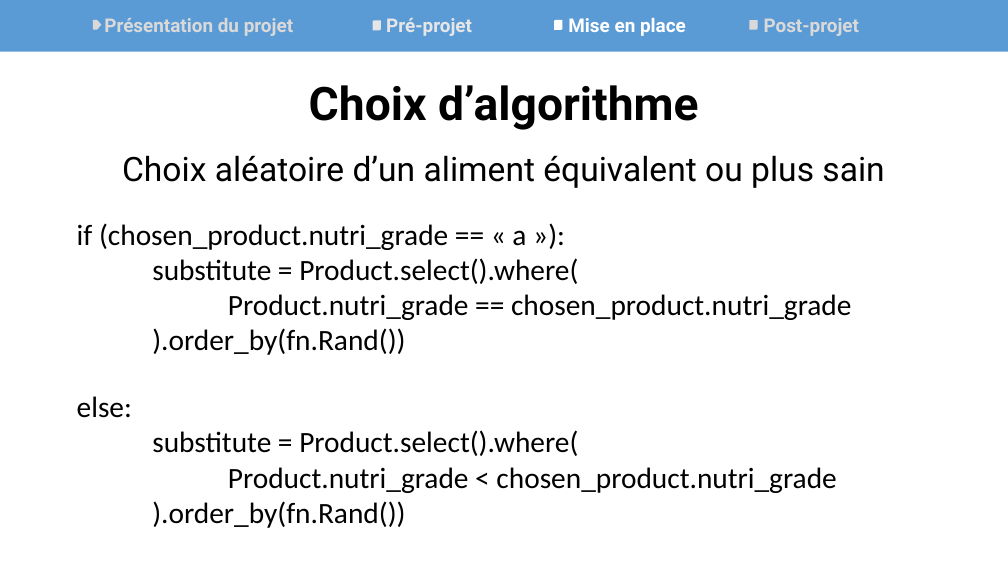
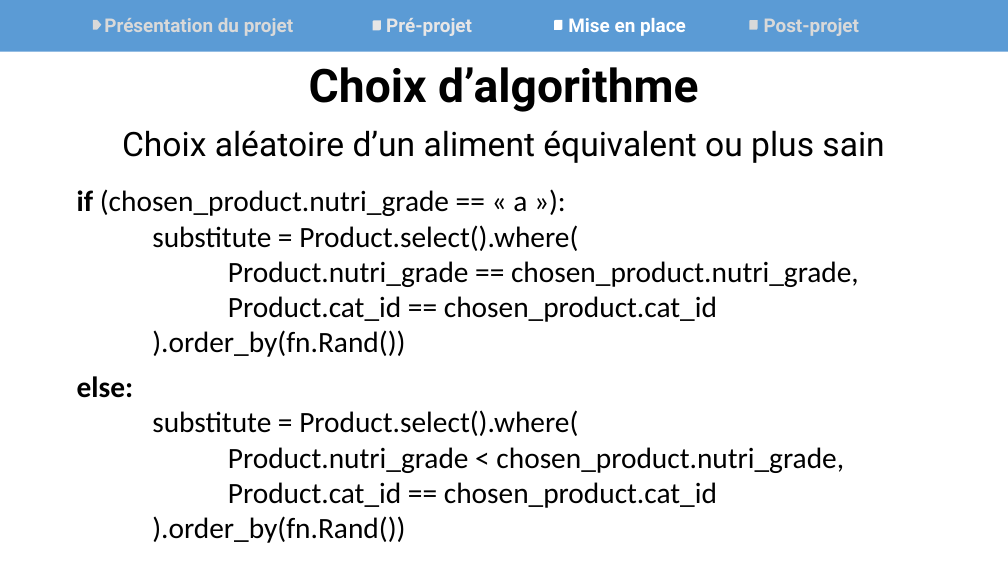
Before and after one commit to Synkied/OC_Projet-5, a slide deck: slide 8 of doc/livrables/Projet5_OpenFoodFacts_Oral.pptx. Drawn at 1008x567 pixels with LibreOffice and Linux fonts; fonts in the diff are those of the drawing. Boxes give left, top, right and bottom in pixels: in the first picture for what was removed or moved away, otherwise in the second. Text is boxed around its words. In the diff, an @@ line names an element or a change of style, - is before the commit and + after.

```diff
--- a/doc/livrables/Projet5_OpenFoodFacts_Oral.pptx
+++ b/doc/livrables/Projet5_OpenFoodFacts_Oral.pptx
@@ text "Choix d’algorithme": place and size @@
-text "Choix d’algorithme" at [309, 85, 698, 130]
+text "Choix d’algorithme" at [309, 67, 698, 112]
@@ text "Choix aléatoire d’un aliment équivalent ...": place and size @@
-text "Choix aléatoire d’un aliment équivalent ..." at [122, 155, 884, 188]
+text "Choix aléatoire d’un aliment équivalent ..." at [122, 130, 884, 163]
@@ text "if (chosen_product.nutri_grade == « a ...": place and size @@
-text "if (chosen_product.nutri_grade == « a ..." at [77, 223, 851, 355]
+text "if (chosen_product.nutri_grade == « a ..." at [77, 189, 859, 357]
@@ text at [77, 189, 527, 216]: bold on in "if" @@
@@ text at [228, 261, 859, 322]: text changed @@
-Product.nutri_grade == chosen_product.nutri_grade
+Product.nutri_grade == chosen_product.nutri_grade,
+Product.cat_id == chosen_product.cat_id
@@ text "else:": place and size @@
-text "else:" at [77, 396, 836, 528]
+text "else:" at [77, 376, 844, 543]
@@ text at [77, 376, 134, 398]: bold on in "else:" @@
@@ text at [228, 447, 844, 508]: text changed @@
-Product.nutri_grade < chosen_product.nutri_grade
+Product.nutri_grade < chosen_product.nutri_grade,
+Product.cat_id == chosen_product.cat_id
```
Also in this commit, not shown: 2 other slides changed, 3 other files.
